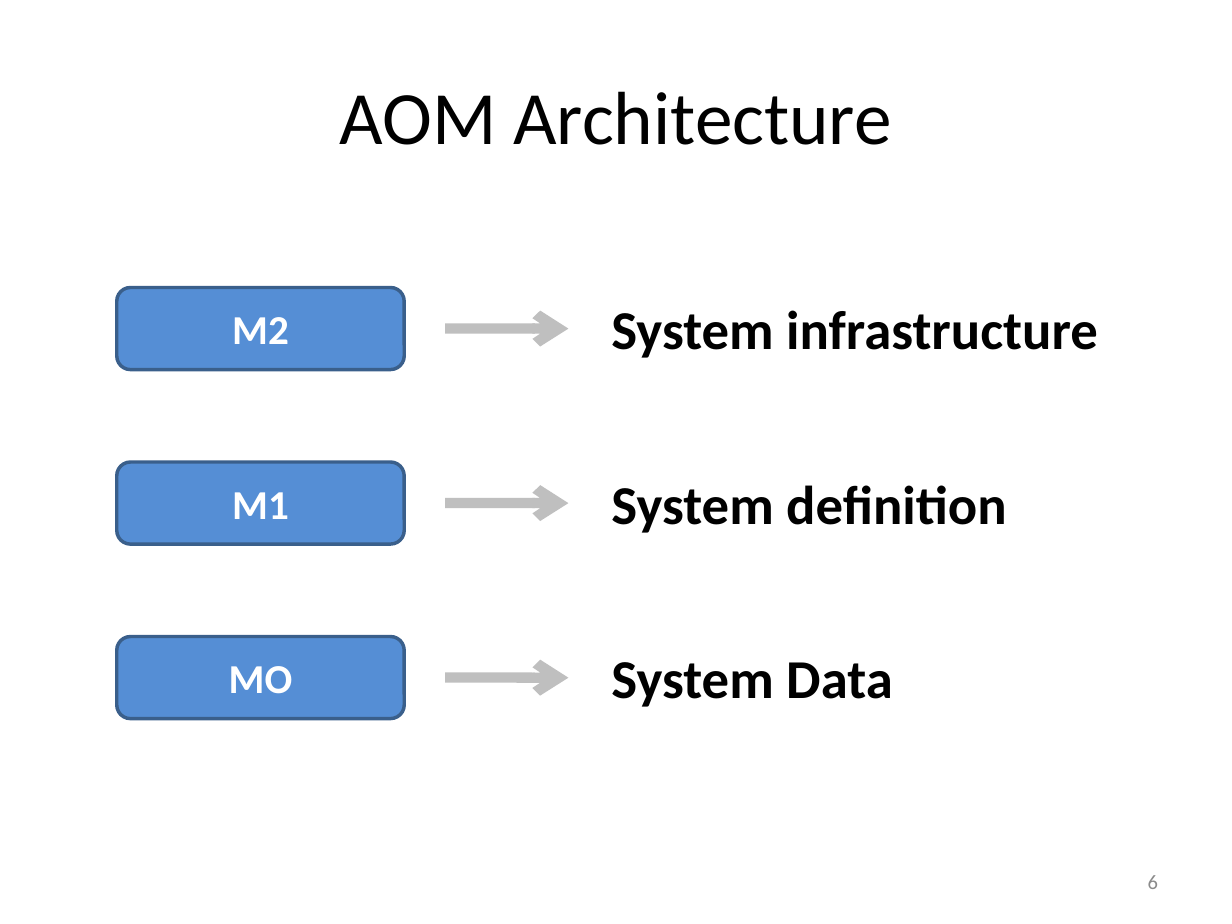
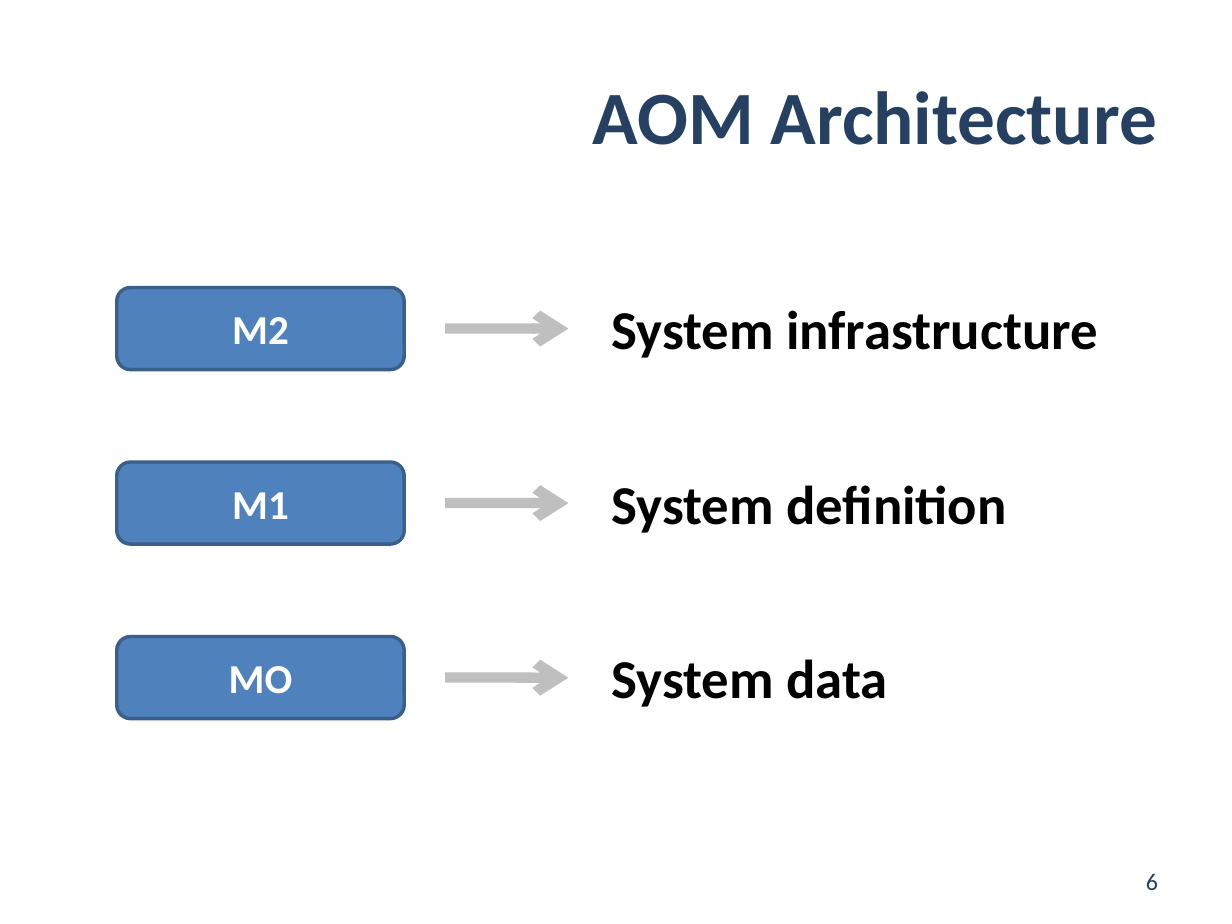
Before and after one commit to jgradim/thesis, a slide deck: slide 6 of presentations/pdis1.pptx. Drawn at 1232x924 pixels with LibreOffice and Linux fonts; fonts in the diff are those of the drawing. Boxes give left, top, right and bottom in pixels: in the first picture for what was removed or moved away, otherwise in the second. Text is boxed around its words. In the diff, an @@ line names an element or a change of style, - is before the commit and + after.

```diff
--- a/presentations/pdis1.pptx
+++ b/presentations/pdis1.pptx
@@ title "AOM Architecture" at [593, 91, 1157, 145]: text colour #000000 to #254061, bold on; alignment centre to right @@
@@ fill #558ED5 to #4F81BD in 3 elements at [117, 637, 404, 719], [117, 287, 404, 370], [117, 462, 404, 545] @@
@@ text at [611, 659, 887, 707]: text changed @@
-System Data
+System data
@@ page number at [1146, 874, 1158, 890]: size 12 to 14 pt, text colour #8C8C8C to #254061 @@
```
Also in this commit, not shown: 9 other slides changed, 1 other file.
